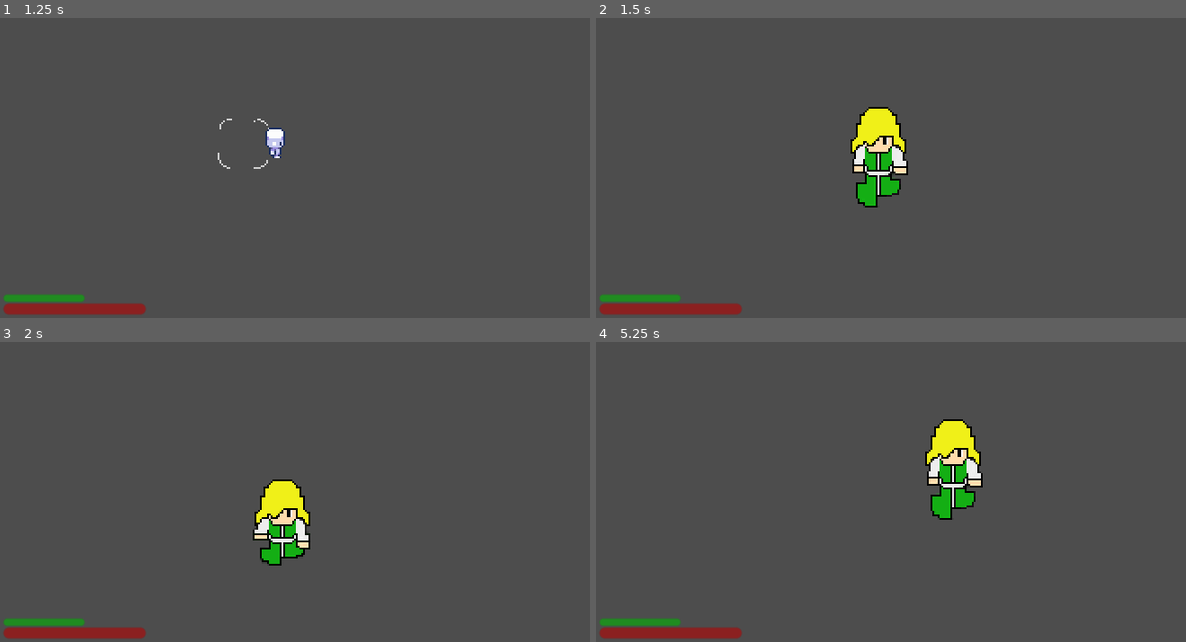
Above: before the commit, frames 1-4 (two rows, left to right).
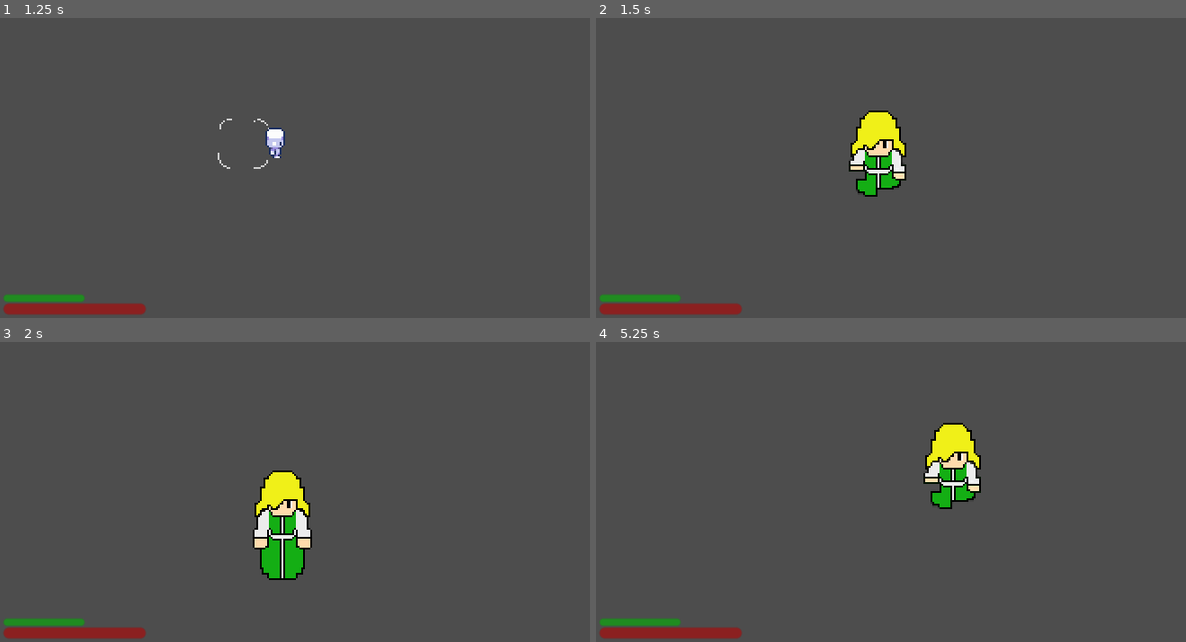
Above: after the commit, the same moments.

Repository: Z3BINI/fnac-project
Game: Godot game, scene res://scenes/levels/test_world.tscn
Two runs of this game, one before a commit and one after it. Both use one fixed random seed, a clock stepped at 60 frames per second and the inputs below. The project has no main scene, so this scene is started directly.
Inputs (mouse positions are in pixels of both pictures, inside the frame that each line leads up to):
- Up to frame 1 (1.25 s): tap Enter at 0.5 s; move the mouse to (489, 150) at 0.52 s; hold D (move_right) from 0.53 s (still down); tap Q (ability_1) at 0.6 s
- Up to frame 2 (1.5 s): move the mouse to (802, 180) at 1.27 s; release D (move_right) at 1.28 s; hold S (move_down) from 1.28 s (still down); tap E (ability_2) at 1.35 s
- Up to frame 3 (2 s): keep holding S (move_down)
- Up to frame 4 (5.25 s): move the mouse to (1009, 423) at 2.02 s; release S (move_down) at 2.03 s; hold D (move_right) 2.03-2.78 s; tap Space (dash) at 2.1 s; move the mouse to (902, 549) at 2.77 s; hold W (move_up) 2.78-3.53 s; tap Shift (sprint) at 2.85 s; move the mouse to (1144, 534) at 3.52 s; hold A (move_left) 3.53-5.03 s; click (1144, 534) at 3.6 s; move the mouse to (731, 444) at 4.27 s; tap Q (ability_1) at 4.35 s; move the mouse to (973, 489) at 5.02 s; hold S (move_down) from 5.03 s (still down); tap E (ability_2) at 5.1 s

Frame 1 is identical in both runs. In frame 2, 1.0% of the frame differs, in the area x 42-53%, y 29-64%; in frame 3, 1.7%, in the area x 42-53%, y 42-80%; in frame 4, 1.0%.
Error in both runs: Invalid access to property or key 'set_throw' on a base object of type 'previously freed'. (res://scripts/spells/ability_manager.gd:30)

Commit message:
Alteração da animação
Revertir a animação WalkDown alterada para a original.

Diff:
--- a/scenes/player/player.tscn
+++ b/scenes/player/player.tscn
@@ -503,7 +503,7 @@
 
 [sub_resource type="Animation" id="Animation_tlajx"]
 resource_name = "walk_bot"
-length = 0.583342
+length = 0.750008
 loop_mode = 1
 step = 0.0833333
 tracks/0/type = "value"
@@ -513,10 +513,10 @@
 tracks/0/interp = 1
 tracks/0/loop_wrap = true
 tracks/0/keys = {
-"times": PackedFloat32Array(0, 0.0833333, 0.166667, 0.25, 0.333333, 0.416667, 0.5),
-"transitions": PackedFloat32Array(1, 1, 1, 1, 1, 1, 1),
-"update": 1,
-"values": [1, 2, 3, 4, 5, 6, 7]
+"times": PackedFloat32Array(0, 0.0833333, 0.166667, 0.25, 0.333333, 0.416667, 0.5, 0.583333, 0.666666),
+"transitions": PackedFloat32Array(1, 1, 1, 1, 1, 1, 1, 1, 1),
+"update": 1,
+"values": [0, 1, 2, 3, 4, 5, 6, 7, 8]
 }
 tracks/1/type = "value"
 tracks/1/imported = false
